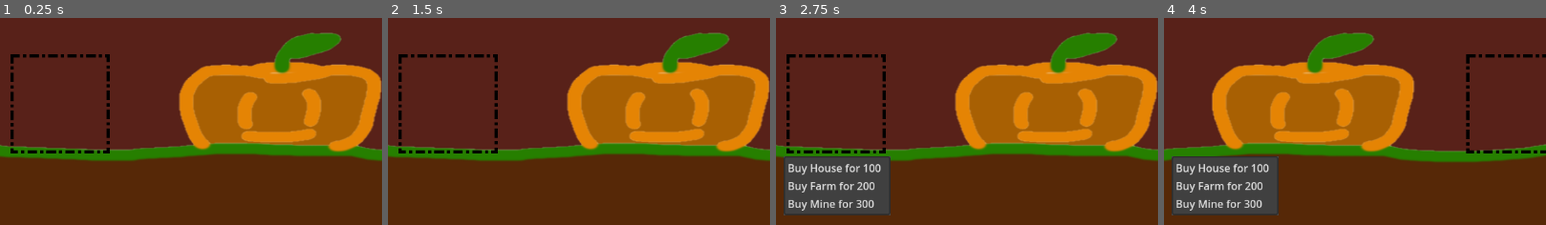
Above: before the commit, frames 1-4 (left to right).
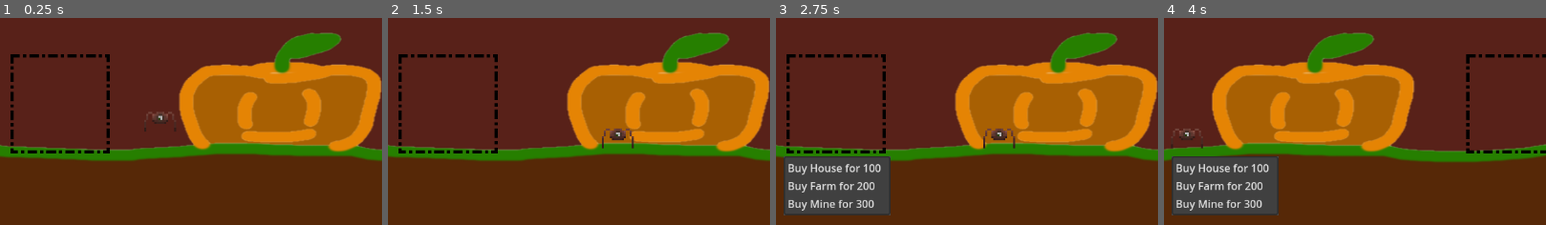
Above: after the commit, the same moments.

Repository: AncientEntity/LD56
Game: Godot game, scene res://Scenes/game_scene.tscn
The game is run twice, just before and just after one commit, with the same random seed, the same clock (stepped at 60 frames per second) and the same inputs.
Inputs (mouse positions are % of the whole screen's width and height, from its top left):
- Up to frame 1 (0.25 s): no input
- Up to frame 2 (1.5 s): move the mouse to (72, 43) at 0.52 s; click (78, 52) at 1.25 s
- Up to frame 3 (2.75 s): click (23, 52) at 2 s
- Up to frame 4 (4 s): move the mouse to (30, 53) at 2.77 s; move the mouse to (60, 26) at 3.52 s
The pictures show only the part of the screen within x 15-65%, y 32-82%; the shares and areas given below are measured in that part.

The runs differ from the first frame. In frame 1, 0.1% of the frame differs, in the area x 37-46%, y 45-55%; in frame 2, 0.3%, in the area x 56-65%, y 53-64%; in frame 3, 0.3%; in frame 4, 0.1%.

Commit message:
little guys wandering

Diff:
--- a/Scenes/game_scene.tscn
+++ b/Scenes/game_scene.tscn
@@ -1,8 +1,16 @@
-[gd_scene load_steps=4 format=3 uid="uid://cvyo2haycvpii"]
+[gd_scene load_steps=8 format=3 uid="uid://cvyo2haycvpii"]
 
 [ext_resource type="Texture2D" uid="uid://dtpg4qetk3ev1" path="res://Assets/TempAssets/SimpleBackground.png" id="1_q0eq7"]
 [ext_resource type="PackedScene" uid="uid://c85brqjbs6xhp" path="res://Scenes/camera_2d.tscn" id="2_x5va0"]
 [ext_resource type="PackedScene" uid="uid://5oos01fy60ou" path="res://Scenes/tile_shop.tscn" id="4_c5o3u"]
+[ext_resource type="PackedScene" uid="uid://bm8pf855fmmiu" path="res://Scenes/little_guy.tscn" id="4_rh7hq"]
+[ext_resource type="Script" path="res://Scenes/little_guy.gd" id="5_vlnds"]
+
+[sub_resource type="RectangleShape2D" id="RectangleShape2D_u4hk1"]
+size = Vector2(1297, 20)
+
+[sub_resource type="RectangleShape2D" id="RectangleShape2D_wjvg2"]
+size = Vector2(27, 410)
 
 [node name="GameScene" type="Node2D"]
 
@@ -33,3 +41,34 @@
 offset_top = -79.0
 offset_right = -246.0
 offset_bottom = 79.0
+
+[node name="LittleGuy" parent="." instance=ExtResource("4_rh7hq")]
+position = Vector2(-197, 2)
+can_sleep = false
+lock_rotation = true
+script = ExtResource("5_vlnds")
+
+[node name="WORLDBounds" type="Node2D" parent="."]
+
+[node name="GROUND" type="StaticBody2D" parent="WORLDBounds"]
+position = Vector2(0, 77)
+
+[node name="CollisionShape2D" type="CollisionShape2D" parent="WORLDBounds/GROUND"]
+position = Vector2(-27.5, 0)
+shape = SubResource("RectangleShape2D_u4hk1")
+
+[node name="LeftWall" type="StaticBody2D" parent="WORLDBounds"]
+unique_name_in_owner = true
+position = Vector2(-646, 0)
+
+[node name="CollisionShape2D" type="CollisionShape2D" parent="WORLDBounds/LeftWall"]
+position = Vector2(1.5, -117)
+shape = SubResource("RectangleShape2D_wjvg2")
+
+[node name="RightWall" type="StaticBody2D" parent="WORLDBounds"]
+unique_name_in_owner = true
+position = Vector2(591, 0)
+
+[node name="CollisionShape2D" type="CollisionShape2D" parent="WORLDBounds/RightWall"]
+position = Vector2(1.5, -117)
+shape = SubResource("RectangleShape2D_wjvg2")
--- /dev/null
+++ b/Scenes/little_guy.gd
@@ -0,0 +1,61 @@
+extends PhysicsBody2D
+
+var rng = RandomNumberGenerator.new()
+
+enum ECurrentTask {
+	IDLE,
+	HARVESTING,
+	MINING,
+}
+var currentTask = ECurrentTask.IDLE
+var targetTaskObject = null
+var stopDistance = 10
+
+var moveSpeed = 100.0
+var moveDirection = 0
+var lastDirectionChangeTime = 0
+
+# Called when the node enters the scene tree for the first time.
+func _ready() -> void:
+	pass # Replace with function body.
+
+
+# Called every frame. 'delta' is the elapsed time since the previous frame.
+func _physics_process(delta: float) -> void:
+	match currentTask:
+		ECurrentTask.IDLE:
+			IdleTask(delta)
+		ECurrentTask.HARVESTING: #todo
+			WalkToObjective()
+		ECurrentTask.MINING: #todo
+			WalkToObjective()
+
+
+func WalkToObjective():
+	# todo
+	var distanceToTarget = self.get_position().distance_to(targetTaskObject.get_position())
+
+func WanderDirection():
+
+	var xBounds = [%LeftWall.get_position().x,%RightWall.get_position().x]
+	if abs(get_position().x-xBounds[0]) < stopDistance*8:
+		moveDirection = 1
+		lastDirectionChangeTime = Time.get_unix_time_from_system() - rng.randi_range(-8,0)
+		return
+	elif abs(get_position().x-xBounds[1]) < stopDistance*8:
+		moveDirection = -1
+		lastDirectionChangeTime = Time.get_unix_time_from_system() - rng.randi_range(-8,0)
+		return
+
+	if Time.get_unix_time_from_system() - lastDirectionChangeTime < 0 and moveDirection != 0:
+		return
+
+	moveDirection = rng.randi_range(-1,1)
+	lastDirectionChangeTime = Time.get_unix_time_from_system() - rng.randi_range(-8,0)
+
+
+func IdleTask(delta : float):
+	WanderDirection()
+	var direction = moveSpeed * moveDirection
+	print(moveSpeed,",", moveDirection,",", direction,",", Time.get_unix_time_from_system() - lastDirectionChangeTime)
+	self.linear_velocity.x = direction
--- /dev/null
+++ b/Scenes/little_guy.tscn
@@ -0,0 +1,232 @@
+[gd_scene load_steps=33 format=3 uid="uid://bm8pf855fmmiu"]
+
+[ext_resource type="Texture2D" uid="uid://cyj5iwhj3idv7" path="res://Assets/Ryan/Speeder.png" id="1_lbd6m"]
+
+[sub_resource type="CapsuleShape2D" id="CapsuleShape2D_ho3do"]
+radius = 21.17
+height = 73.22
+
+[sub_resource type="AtlasTexture" id="AtlasTexture_6qvlx"]
+atlas = ExtResource("1_lbd6m")
+region = Rect2(0, 0, 24, 16)
+
+[sub_resource type="AtlasTexture" id="AtlasTexture_b24qg"]
+atlas = ExtResource("1_lbd6m")
+region = Rect2(24, 0, 24, 16)
+
+[sub_resource type="AtlasTexture" id="AtlasTexture_qcfdv"]
+atlas = ExtResource("1_lbd6m")
+region = Rect2(48, 0, 24, 16)
+
+[sub_resource type="AtlasTexture" id="AtlasTexture_jhd62"]
+atlas = ExtResource("1_lbd6m")
+region = Rect2(72, 0, 24, 16)
+
+[sub_resource type="AtlasTexture" id="AtlasTexture_01epv"]
+atlas = ExtResource("1_lbd6m")
+region = Rect2(96, 0, 24, 16)
+
+[sub_resource type="AtlasTexture" id="AtlasTexture_dnwcm"]
+atlas = ExtResource("1_lbd6m")
+region = Rect2(120, 0, 24, 16)
+
+[sub_resource type="AtlasTexture" id="AtlasTexture_3gjg7"]
+atlas = ExtResource("1_lbd6m")
+region = Rect2(144, 0, 24, 16)
+
+[sub_resource type="AtlasTexture" id="AtlasTexture_5edcg"]
+atlas = ExtResource("1_lbd6m")
+region = Rect2(168, 0, 24, 16)
+
+[sub_resource type="AtlasTexture" id="AtlasTexture_hj7t6"]
+atlas = ExtResource("1_lbd6m")
+region = Rect2(192, 0, 24, 16)
+
+[sub_resource type="AtlasTexture" id="AtlasTexture_wp5ma"]
+atlas = ExtResource("1_lbd6m")
+region = Rect2(216, 0, 24, 16)
+
+[sub_resource type="AtlasTexture" id="AtlasTexture_c16xu"]
+atlas = ExtResource("1_lbd6m")
+region = Rect2(240, 0, 24, 16)
+
+[sub_resource type="AtlasTexture" id="AtlasTexture_ny4ge"]
+atlas = ExtResource("1_lbd6m")
+region = Rect2(264, 0, 24, 16)
+
+[sub_resource type="AtlasTexture" id="AtlasTexture_ddthl"]
+atlas = ExtResource("1_lbd6m")
+region = Rect2(288, 0, 24, 16)
+
+[sub_resource type="AtlasTexture" id="AtlasTexture_c5qpc"]
+atlas = ExtResource("1_lbd6m")
+region = Rect2(312, 0, 24, 16)
+
+[sub_resource type="AtlasTexture" id="AtlasTexture_bvxqy"]
+atlas = ExtResource("1_lbd6m")
+region = Rect2(336, 0, 24, 16)
+
+[sub_resource type="AtlasTexture" id="AtlasTexture_12yoq"]
+atlas = ExtResource("1_lbd6m")
+region = Rect2(360, 0, 24, 16)
+
+[sub_resource type="AtlasTexture" id="AtlasTexture_p0rd4"]
+atlas = ExtResource("1_lbd6m")
+region = Rect2(384, 0, 24, 16)
+
+[sub_resource type="AtlasTexture" id="AtlasTexture_xcqhc"]
+atlas = ExtResource("1_lbd6m")
+region = Rect2(408, 0, 24, 16)
+
+[sub_resource type="AtlasTexture" id="AtlasTexture_4e0wc"]
+atlas = ExtResource("1_lbd6m")
+region = Rect2(432, 0, 24, 16)
+
+[sub_resource type="AtlasTexture" id="AtlasTexture_tiqxn"]
+atlas = ExtResource("1_lbd6m")
+region = Rect2(456, 0, 24, 16)
+
+[sub_resource type="AtlasTexture" id="AtlasTexture_hon7v"]
+atlas = ExtResource("1_lbd6m")
+region = Rect2(480, 0, 24, 16)
+
+[sub_resource type="AtlasTexture" id="AtlasTexture_33dig"]
+atlas = ExtResource("1_lbd6m")
+region = Rect2(504, 0, 24, 16)
+
+[sub_resource type="AtlasTexture" id="AtlasTexture_l0mk1"]
+atlas = ExtResource("1_lbd6m")
+region = Rect2(528, 0, 24, 16)
+
+[sub_resource type="AtlasTexture" id="AtlasTexture_2ntmh"]
+atlas = ExtResource("1_lbd6m")
+region = Rect2(552, 0, 24, 16)
+
+[sub_resource type="AtlasTexture" id="AtlasTexture_d7wxq"]
+atlas = ExtResource("1_lbd6m")
+region = Rect2(576, 0, 24, 16)
+
+[sub_resource type="AtlasTexture" id="AtlasTexture_ejh3k"]
+atlas = ExtResource("1_lbd6m")
+region = Rect2(600, 0, 24, 16)
+
+[sub_resource type="AtlasTexture" id="AtlasTexture_k1rks"]
+atlas = ExtResource("1_lbd6m")
+region = Rect2(624, 0, 24, 16)
+
+[sub_resource type="AtlasTexture" id="AtlasTexture_3wukw"]
+atlas = ExtResource("1_lbd6m")
+region = Rect2(648, 0, 24, 16)
+
+[sub_resource type="AtlasTexture" id="AtlasTexture_rdo8x"]
+atlas = ExtResource("1_lbd6m")
+region = Rect2(672, 0, 24, 16)
+
+[sub_resource type="SpriteFrames" id="SpriteFrames_c0u1w"]
+animations = [{
+"frames": [{
+"duration": 1.0,
+"texture": SubResource("AtlasTexture_6qvlx")
+}, {
+"duration": 1.0,
+"texture": SubResource("AtlasTexture_b24qg")
+}, {
+"duration": 1.0,
+"texture": SubResource("AtlasTexture_qcfdv")
+}, {
+"duration": 1.0,
+"texture": SubResource("AtlasTexture_jhd62")
+}, {
+"duration": 1.0,
+"texture": SubResource("AtlasTexture_01epv")
+}, {
+"duration": 1.0,
+"texture": SubResource("AtlasTexture_dnwcm")
+}, {
+"duration": 1.0,
+"texture": SubResource("AtlasTexture_3gjg7")
+}, {
+"duration": 1.0,
+"texture": SubResource("AtlasTexture_5edcg")
+}, {
+"duration": 1.0,
+"texture": SubResource("AtlasTexture_hj7t6")
+}, {
+"duration": 1.0,
+"texture": SubResource("AtlasTexture_wp5ma")
+}, {
+"duration": 1.0,
+"texture": SubResource("AtlasTexture_c16xu")
+}, {
+"duration": 1.0,
+"texture": SubResource("AtlasTexture_ny4ge")
+}, {
+"duration": 1.0,
+"texture": SubResource("AtlasTexture_ddthl")
+}, {
+"duration": 1.0,
+"texture": SubResource("AtlasTexture_c5qpc")
+}, {
+"duration": 1.0,
+"texture": SubResource("AtlasTexture_bvxqy")
+}, {
+"duration": 1.0,
+"texture": SubResource("AtlasTexture_12yoq")
+}, {
+"duration": 1.0,
+"texture": SubResource("AtlasTexture_p0rd4")
+}, {
+"duration": 1.0,
+"texture": SubResource("AtlasTexture_xcqhc")
+}, {
+"duration": 1.0,
+"texture": SubResource("AtlasTexture_4e0wc")
+}, {
+"duration": 1.0,
+"texture": SubResource("AtlasTexture_tiqxn")
+}, {
+"duration": 1.0,
+"texture": SubResource("AtlasTexture_hon7v")
+}, {
+"duration": 1.0,
+"texture": SubResource("AtlasTexture_33dig")
+}, {
+"duration": 1.0,
+"texture": SubResource("AtlasTexture_l0mk1")
+}, {
+"duration": 1.0,
+"texture": SubResource("AtlasTexture_2ntmh")
+}, {
+"duration": 1.0,
+"texture": SubResource("AtlasTexture_d7wxq")
+}, {
+"duration": 1.0,
+"texture": SubResource("AtlasTexture_ejh3k")
+}, {
+"duration": 1.0,
+"texture": SubResource("AtlasTexture_k1rks")
+}, {
+"duration": 1.0,
+"texture": SubResource("AtlasTexture_3wukw")
+}, {
+"duration": 1.0,
+"texture": SubResource("AtlasTexture_rdo8x")
+}],
+"loop": true,
+"name": &"default",
+"speed": 35.0
+}]
+
+[node name="LittleGuy" type="RigidBody2D"]
+position = Vector2(-196, 10)
+
+[node name="CollisionShape2D" type="CollisionShape2D" parent="."]
+position = Vector2(0, -24)
+shape = SubResource("CapsuleShape2D_ho3do")
+
+[node name="AnimatedSprite2D" type="AnimatedSprite2D" parent="."]
+z_index = 50
+texture_filter = 1
+scale = Vector2(2.98, 2.98)
+sprite_frames = SubResource("SpriteFrames_c0u1w")
+frame_progress = 0.590067
Binary file added: Assets/Ryan/Speeder.png
Not shown, added: Assets/Ryan/Speeder.png.import
